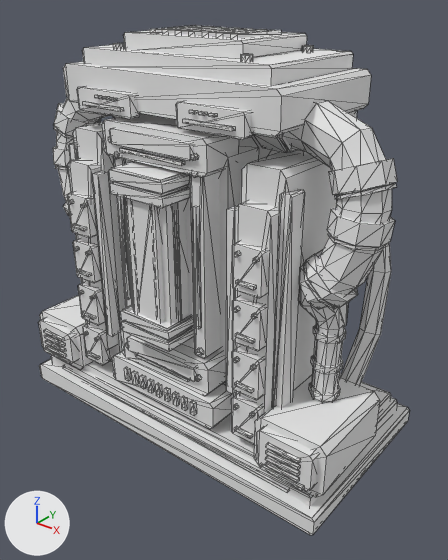
A saved change to the OBJ model assets/models/reactor.obj.
The view is the same before and after, from a camera (50 mm lens) standing at (4.67, -5.61, 5.44) and looking at (0.22, -0.05, 1.99). Every picture has the same lights, and +X, +Y and +Z are marked at lower left. The first picture is the older version. Mesh edges are drawn as thin lines. Where no turn or scale is listed for an object, it has been applied to the vertices.

Objects in the first picture: 'Industrial_Reactor'.
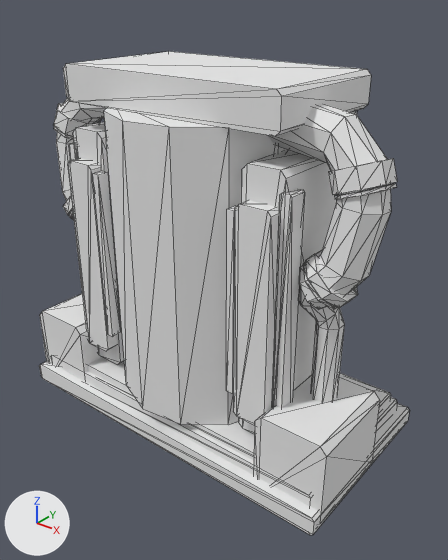
Location of each change, (x1, y1, x2, y2) in pixels of the pictures (448 x 560 px; the box of a moved part takes in the faces that stretch with it):
'Industrial_Reactor', reshaped
    before: (39, 25, 410, 535)
    after: (39, 51, 410, 535)
part 1 of me_industrial_reactor, added
    after: (104, 108, 284, 425)
part 2 of me_industrial_reactor, deleted
    before: (39, 25, 395, 493)
part 3 of me_industrial_reactor, moved or reshaped
    before: (40, 311, 93, 369)
    after: (40, 311, 102, 373)
part 4 of me_industrial_reactor, cut back
    before: (56, 98, 392, 309)
    after: (56, 98, 391, 309)
part 5 of me_industrial_reactor, moved or reshaped
    before: (254, 401, 380, 497)
    after: (254, 401, 380, 524)

The change, as a list of edits to the scene's bpy script:
```text
Change me_industrial_reactor:
    used by ob_industrial_reactor; location = (0.0, 0.0, 0.0)
    verts and faces of me_industrial_reactor; kept vertices keep their numbers, new ones are numbered from 2348
    before: 272 (-2.39, 0.13, 0.5), 277 (-1.49, 0.13, 0.5), 278 (-1.57, 0.13, 0.42), 279 (-2.31, 0.13, 0.42), 280 (-2.31, -1.09, 0.42) at pixel (48, 352)
    before: 281 (-1.57, -1.09, 0.42) at pixel (80, 369), 282 (-1.49, -1.09, 0.5) at pixel (83, 366), 287 (-2.39, -1.09, 0.5)
    before: 376 (1.49, 0.13, 0.5), 381 (2.39, 0.13, 0.5) at pixel (375, 435), 382 (2.31, 0.13, 0.42), 383 (1.57, 0.13, 0.42), 384 (1.57, -1.09, 0.42) at pixel (259, 466)
    before: 385 (2.31, -1.09, 0.42) at pixel (315, 497), 386 (2.39, -1.09, 0.5) at pixel (323, 494), 391 (1.49, -1.09, 0.5) at pixel (253, 457)
    remove me_industrial_reactor.from_pydata(...)  # 2348 vertices, 3996 faces; spans x -2.44..2.44, y -1.27..1.41, z 0.0..4.93
    add me_industrial_reactor.from_pydata(...)  # 616 vertices, 1108 faces; spans x -2.41..2.41, y -1.25..1.23, z 0.0..4.55
    me_industrial_reactor part 1: a new loose piece, a 12-sided cylinder along z spanning x -1.12..1.12, y -1.25..0.99, z 0.5..4.14, in mat_recess (white #e7e7e7)
    me_industrial_reactor part 2: 146 loose pieces with 1748 vertices, spanning x -2.44..2.44, y -1.27..1.41, z 0.29..4.93, are deleted
    me_industrial_reactor part 3
    add for i in [272, *range(277, 283), 287]: verts[i] += (0.0, 0.0, -0.42)
    me_industrial_reactor part 4
    61 vertices are removed from x -2.39..2.39, y -0.63..-0.01, z 2.66..4.19
    185 faces are deleted
    4 vertices in x -0.95..0.97, y -0.3..-0.1, z 3.91..4.4 move by (0.02, 0.0, 0.0)
    4 vertices in x -0.97..0.95, y -0.3..-0.1, z 3.91..4.4 move by (-0.02, 0.0, 0.0)
    3 vertices in x -1.72..2.03, y -0.51..-0.28, z 2.43..2.89 move by (0.01, 0.0, 0.0)
    39 vertices move from x -2.37..2.37, y -0.55..0.04, z 2.43..4.37 to x -2.39..2.39, y -0.55..0.04, z 2.43..4.28
    29 vertices are added at x -2.39..2.39, y -0.62..-0.04, z 2.74..3.91
    121 new faces join them, mat_oxide_red_armor (white #e7e7e7)
    me_industrial_reactor part 5
    add for i in [376, *range(381, 387), 391]: verts[i] += (0.0, 0.0, -0.42)
    other edits to the shape of me_industrial_reactor do not show in these pictures
    remove me_industrial_reactor.materials.append(mat_brushed_titanium)  # white #e7e7e7
    remove me_industrial_reactor.materials.append(mat_amber_light)  # white #e7e7e7
    remove me_industrial_reactor.materials.append(mat_ceramic_labels)  # white #e7e7e7
```
